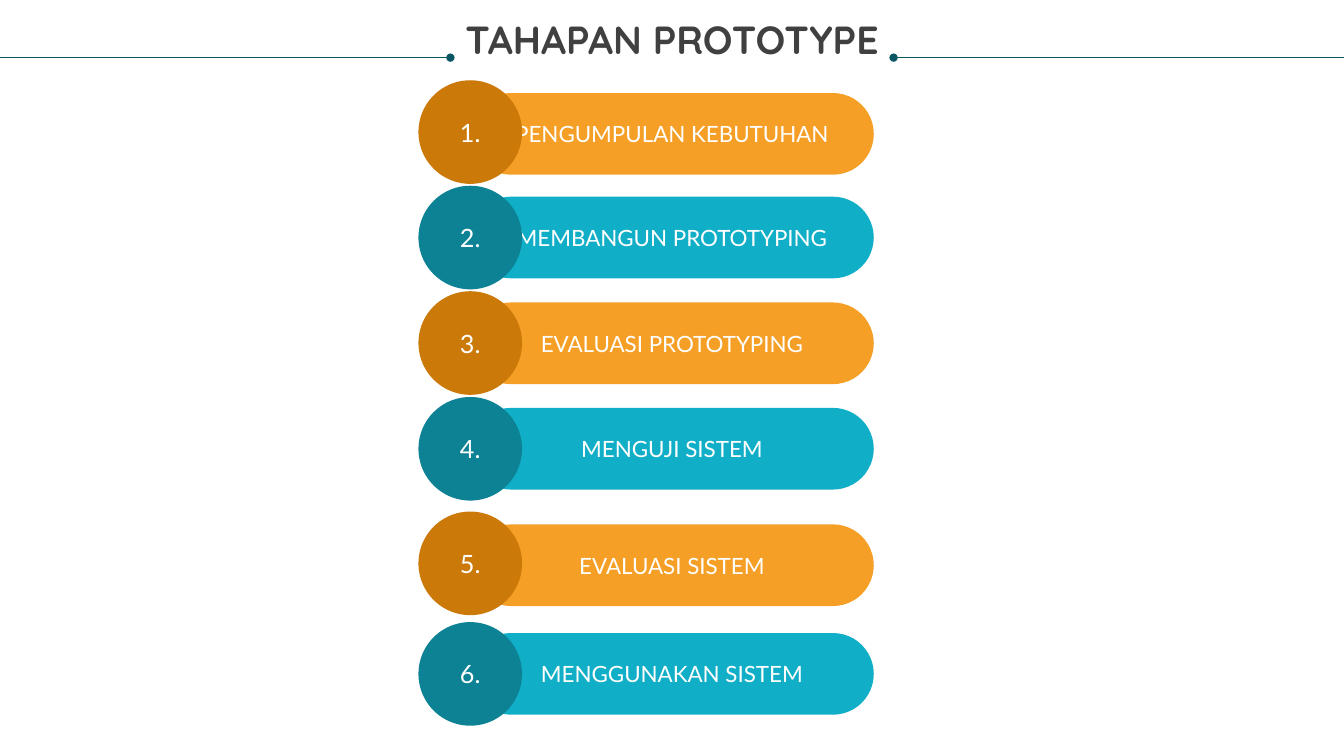
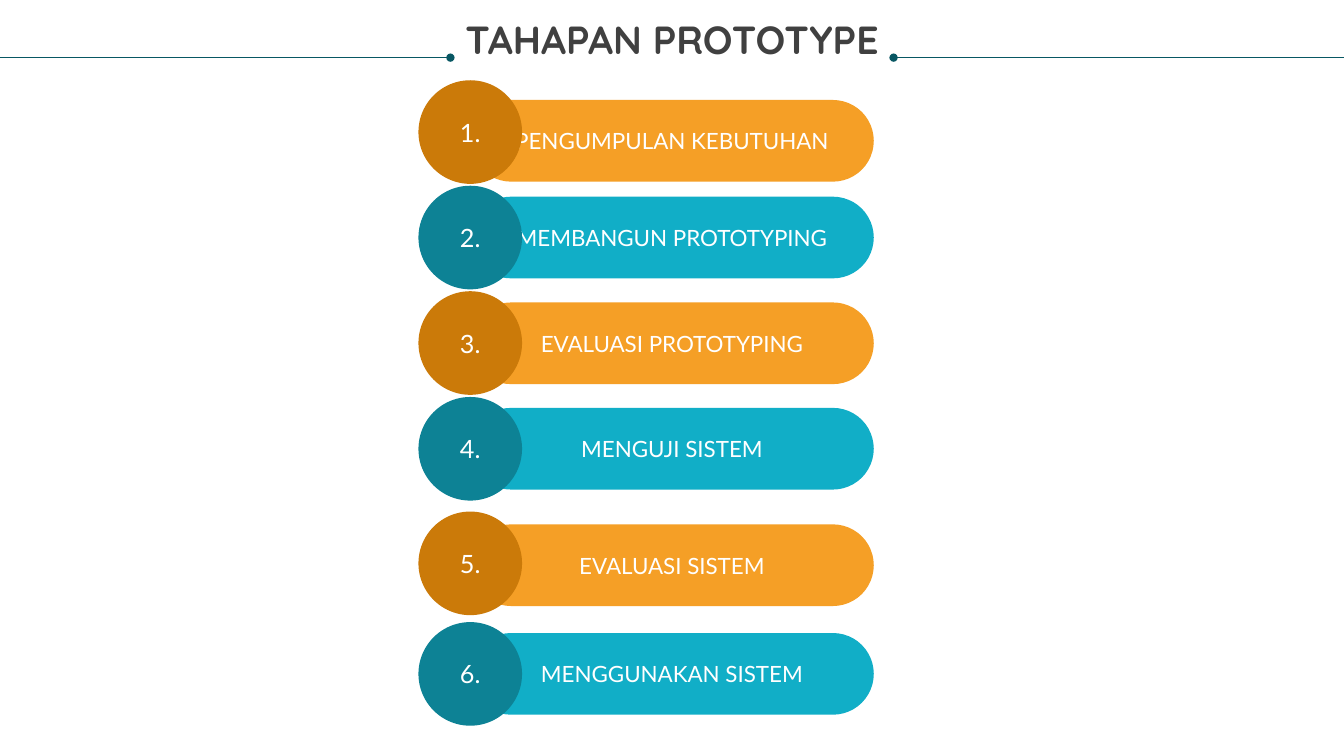
Before and after one commit to ivansukma/TAS-KAPITA-SELEKTA, a slide deck: slide 6 of BluePrint/Aplikasi Suhu Tubuh (1).pptx. Drawn at 1344x756 pixels with LibreOffice and Linux fonts; fonts in the diff are those of the drawing. Boxes give left, top, right and bottom in pixels: in the first picture for what was removed or moved away, otherwise in the second. Text is boxed around its words. In the diff, an @@ line names an element or a change of style, - is before the commit and + after.

Commit message:
ppt

```diff
--- a/BluePrint/Aplikasi Suhu Tubuh (1).pptx
+++ b/BluePrint/Aplikasi Suhu Tubuh (1).pptx
@@ rounded rectangle "PENGUMPULAN KEBUTUHAN": place and size @@
-rounded rectangle "PENGUMPULAN KEBUTUHAN" at [470,93,873,174]
+rounded rectangle "PENGUMPULAN KEBUTUHAN" at [470,100,873,181]
```
Also in this commit, not shown: 4 other slides changed.
